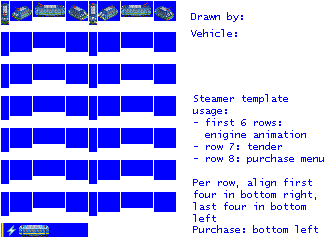
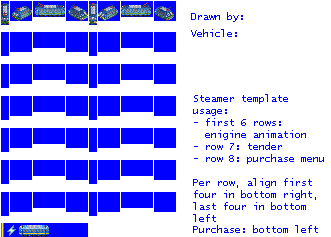
Two versions of the same layered image (331 x 237). Layer-by-layer changes:
added layer "Pasted Layer" above "empty.png" over box(123, 15, 149, 17)
painted on "empty.png" over box(21, 15, 63, 237)
